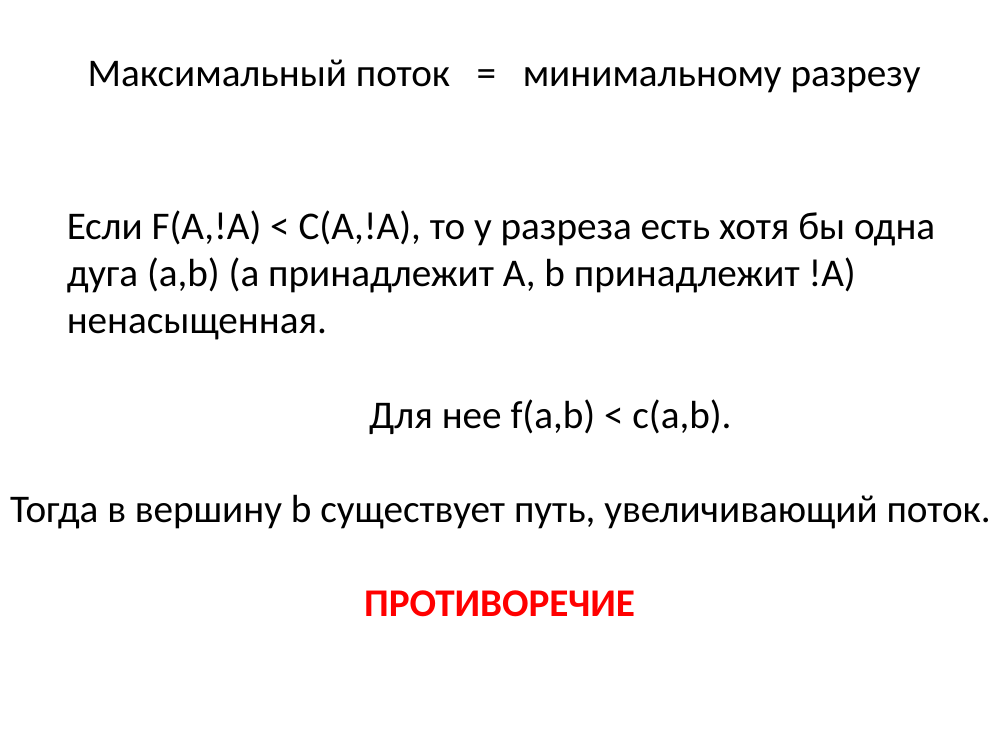
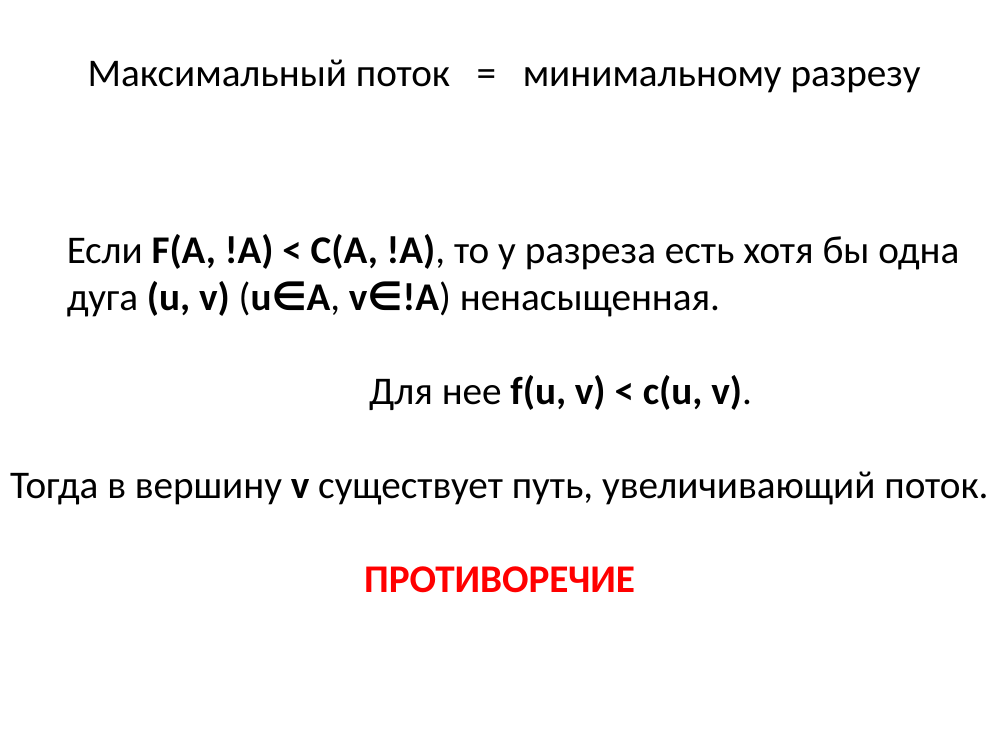
Before and after one commit to SteinbergOB/ANG, a slide deck: slide 114 of Презентации/Лекция 4.pptx (slide 99 before the commit). Drawn at 1008x756 pixels with LibreOffice and Linux fonts; fonts in the diff are those of the drawing. Boxes give left, top, right and bottom in pixels: in the first picture for what was removed or moved away, otherwise in the second. Text is boxed around its words. In the diff, an @@ line names an element or a change of style, - is before the commit and + after.

```diff
--- a/Презентации/Лекция 4.pptx
+++ b/Презентации/Лекция 4.pptx
@@ text at [10,234,988,505]: text changed @@
-Если F(A,!A) < C(A,!A), то у разреза есть хотя бы одна дуга (a,b) (a принадлежит A, b принадлежит !A) ненасыщенная.
-Для нее f(a,b) < c(a,b).
-Тогда в вершину b существует путь, увеличивающий поток.
+Если F(A, !A) < C(A, !A), то у разреза есть хотя бы одна дуга (u, v) (u∈A, v∈!A) ненасыщенная.
+Для нее f(u, v) < c(u, v).
+Тогда в вершину v существует путь, увеличивающий поток.
```
Also in this commit, not shown: 54 other slides changed, 61 slides added, 1 slide removed.
